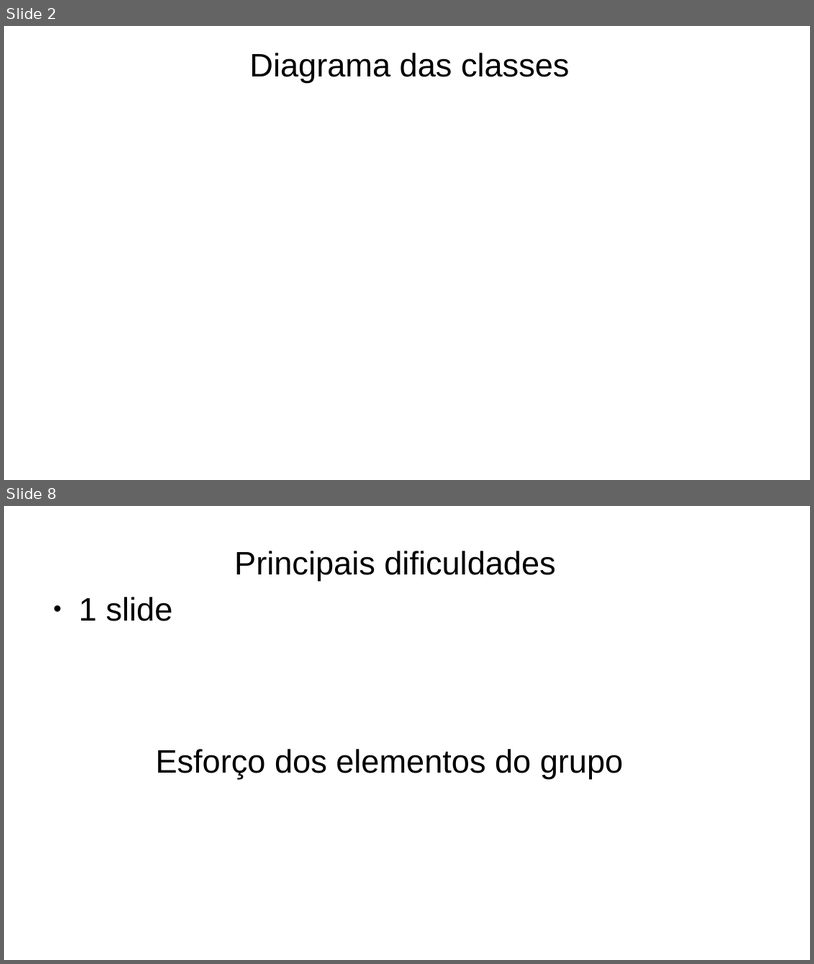
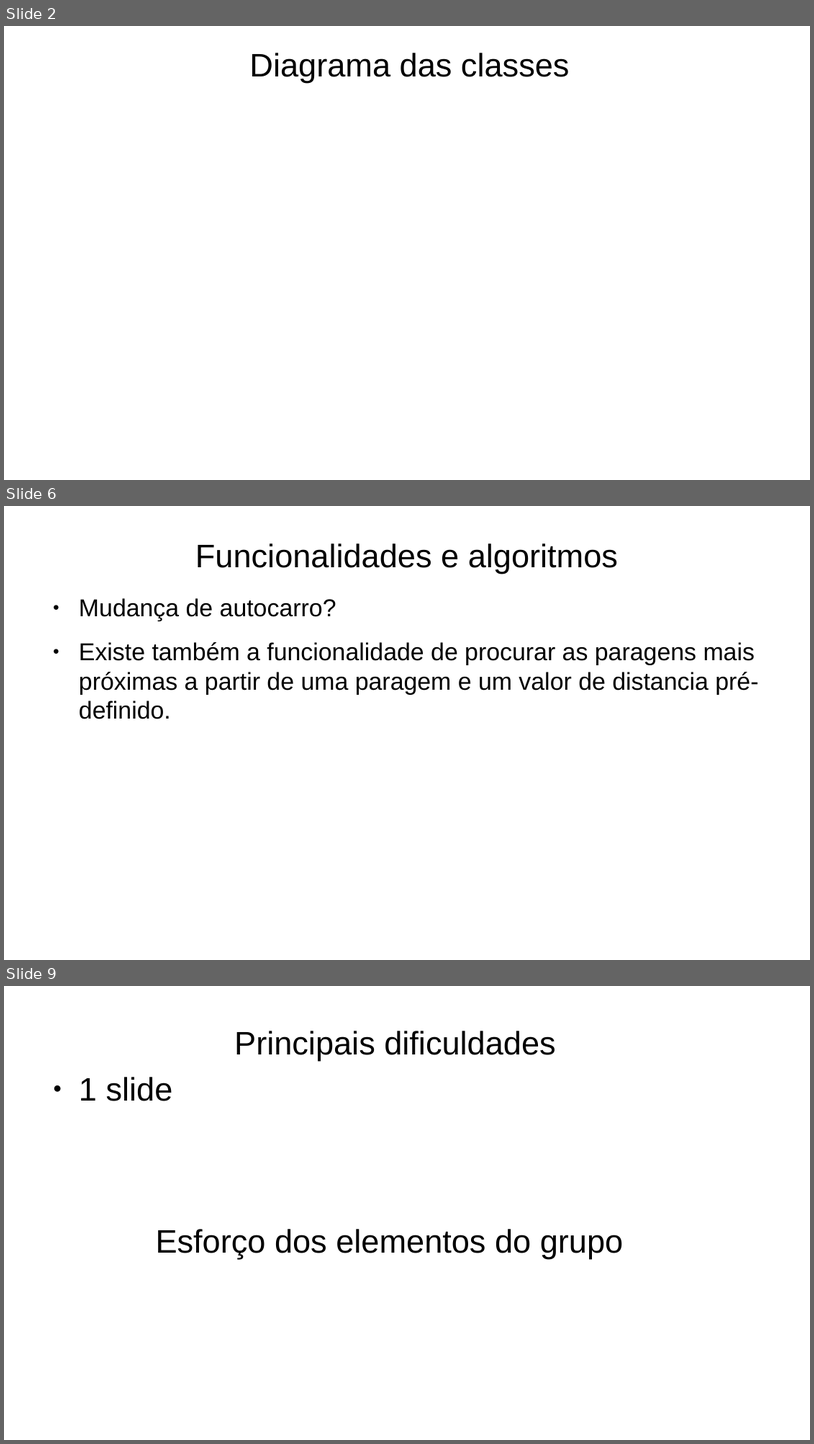
Before and after one commit to Naapperas/feup-aed-proj2, a slide deck: Apresentação.pptx. Shown one above the other, each under a label of ours: slides 2 and 8 before the commit, slides 2, 6 and 9 after it; the slides between them are not shown. The pictures are 814x964 and 814x1444 pixels, drawn with LibreOffice and Linux fonts; fonts in the diff are those of the drawing. Boxes give left, top, right and bottom in pixels: in the first picture for what was removed or moved away, otherwise in the second. Text is boxed around its words. In the diff, an @@ line names an element or a change of style, - is before the commit and + after.

```diff
--- a/Apresentação.pptx
+++ b/Apresentação.pptx
@@ slide 6 added at (4,506,810,960), background #FFFFFF @@
@@ text added at (196,543,618,574), 32 pt, text #000000 @@
+Funcionalidades e algoritmos
@@ text added at (79,598,759,719), 24 pt, text #000000 @@
+● Mudança de autocarro?
+● Existe também a funcionalidade de procurar as paragens mais próximas a partir de uma paragem e um valor de distancia pré-definido.
@@ what was slide 8 is now slide 9 @@
```
Also in this commit, not shown: 3 slides changed, 1 other slide added, 1 slide removed.
